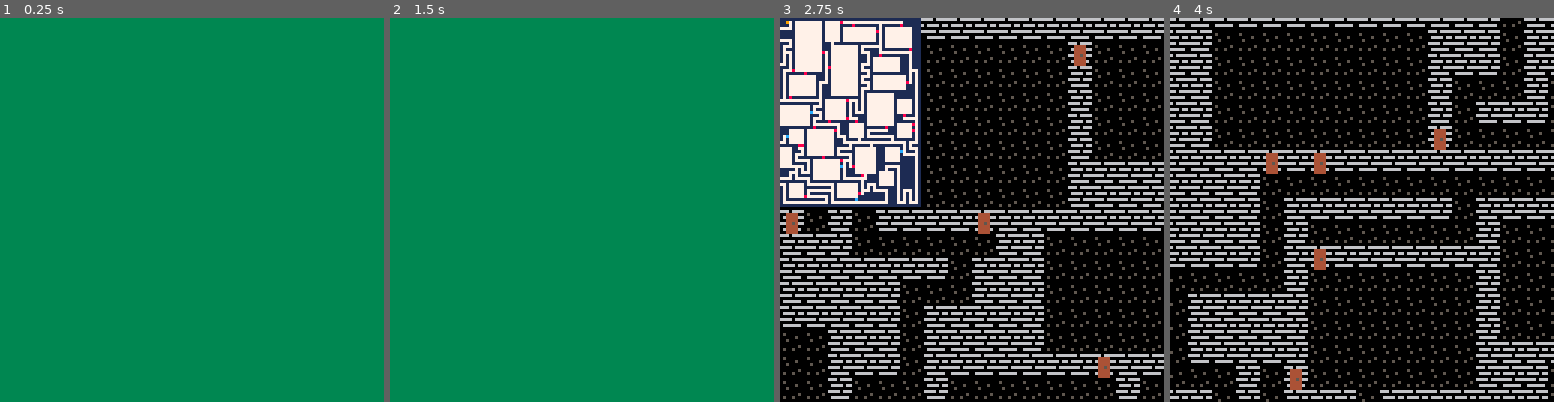
Above: before the commit, frames 1-4 (left to right).
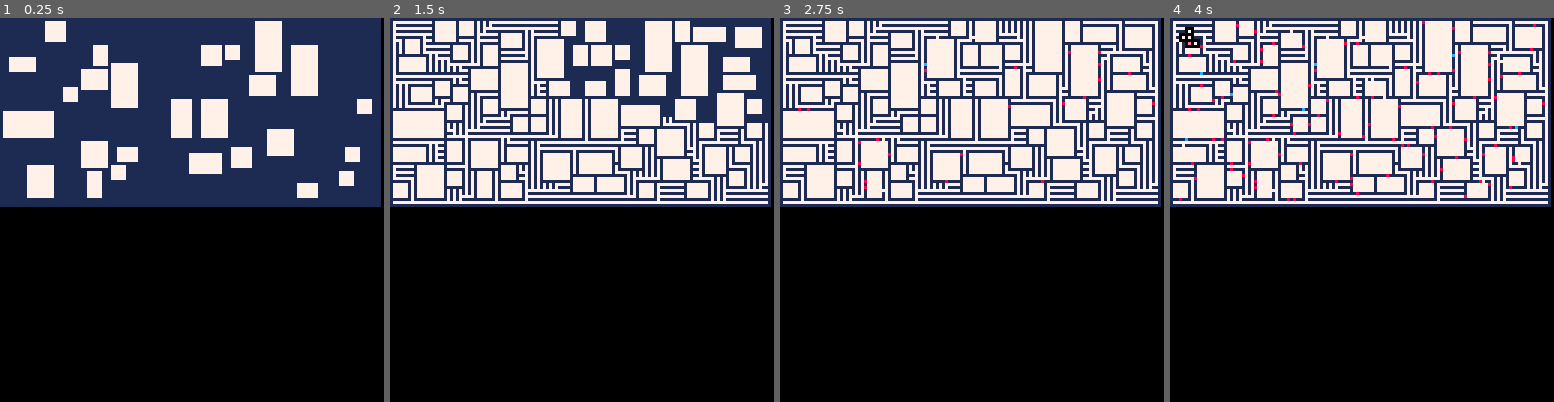
Above: after the commit, the same moments.

Repository: theRenard/PICO-8-Dungeon-Generator
Game: PICO-8 cartridge dungeon-generator.p8
The game is run twice, just before and just after one commit, with the same random seed, the same clock (stepped at 60 frames per second) and the same inputs.
Inputs:
- Up to frame 1 (0.25 s): no input
- Up to frame 2 (1.5 s): no input
- Up to frame 3 (2.75 s): hold Right 1.6-2.1 s; hold Up 2.15-2.42 s; hold Right from 2.47 s (still down)
- Up to frame 4 (4 s): release Right at 3.03 s; hold Left 3.08-3.58 s; hold Down 3.63-3.97 s

The runs differ from the first frame. In frame 1, 100% of the frame differs, in the area x 0-100%, y 0-100%; in frame 2, 100%; in frame 3, 51%; in frame 4, 61%.

Commit message:
Remove debug output for dead ends and update maze creation configuration

Diff:
--- a/lua/generator.lua
+++ b/lua/generator.lua
@@ -370,8 +370,6 @@
             end
         end
 
-        pq("deadEnds", deadEnds)
-
         for _, pos in pairs(deadEnds) do
             setTile(pos, exitTile)
         end
--- a/lua/main.lua
+++ b/lua/main.lua
@@ -1,4 +1,4 @@
-cls(3)
+cls()
 
 local dungeonWidth = 128
 local dungeonHeight = 64
@@ -6,6 +6,8 @@
 
 function _init()
   dungeon = createMaze({
+    drawStep = true,
+    method = 2,
     width = dungeonWidth,
     height = dungeonHeight,
     exits = 4
